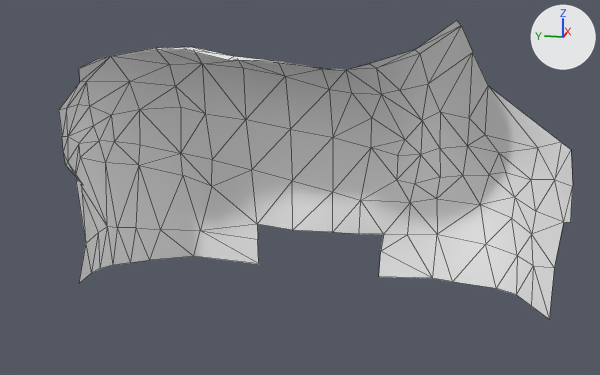
An edit to the COLLADA model binaries/data/mods/public/art/meshes/props/horse/armor_sele.dae, drawn before and after from the same camera.
One viewpoint serves both versions: a 50 mm lens placed at (-6.97, -1.7, 4.68), pointed at (-0.04, -0.32, 2.95). The axes (+X, +Y, +Z) are drawn at upper right. The lights are the same throughout. Mesh edges are drawn as thin lines.

Before the edit, the objects in view are built like this:
```python
mat_sele_armor = principled_material('Sele_Armor')
mat_sele_armor.base_color = (1.0, 1.0, 1.0)  # white #ffffff
me_cubo_023 = bpy.data.meshes.new('Cubo.023')
me_cubo_023.from_pydata(...)  # 140 vertices, 228 faces; spans x 0.0..1.05, y -2.6..2.01, z 1.83..4.39
me_cubo_023.materials.append(mat_sele_armor)  # white #ffffff
ob_seleucid_armor = bpy.data.objects.new('Seleucid_Armor', me_cubo_023)
ob_seleucid_armor.location = (0.0, 0.0, 0.0)
```
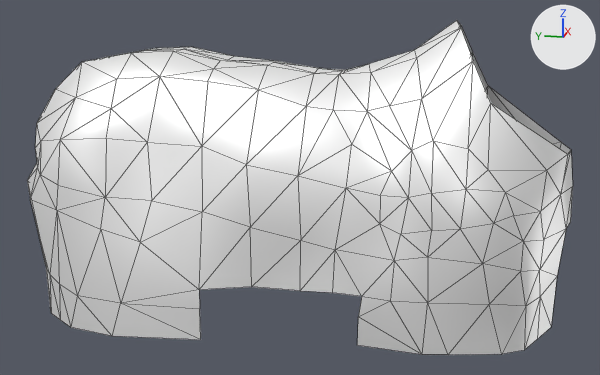
Boxes [x1, y1, x2, y2] around the edits, measured in the pictures (600 x 375 px):
'Seleucid_Armor', surface changed, reshaped (6% wider, 12% taller): before [59, 20, 573, 319]; after [27, 20, 573, 355]
part 1 of me_cubo_023, added: after [27, 20, 573, 355]

The edits, one by one:
In material 'Sele_Armor' (mat_sele_armor), metallic goes from 0.0 to 0.5.
me_cubo_023 is used by ob_seleucid_armor; location (0.0, 0.0, 0.0).
me_cubo_023 had 140 vertices, 228 faces and spanned x 0.0..1.05, y -2.6..2.01, z 1.83..4.39.
me_cubo_023 now has 261 vertices, 456 faces and spans x -1.05..1.05, y -2.6..2.01, z 1.83..4.39.
Part 1, on me_cubo_023:
121 vertices are added at x -1.05..-0.09, y -2.56..2.01, z 1.83..4.34.
228 new faces join them.
